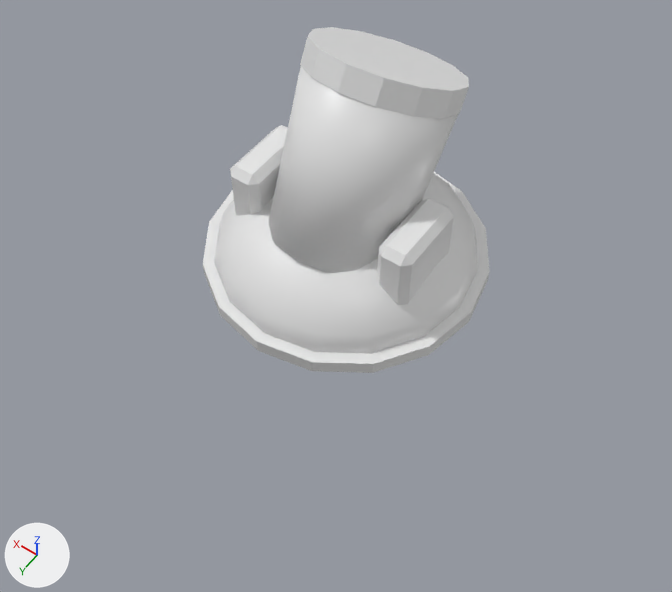
The FBX model Assets/Game/Art/Stylized/Towers/SM_Tower_Mortar_2x2_01.fbx, before and after one commit.
Both versions are drawn from a camera (50 mm lens) standing at (-1.41, 2.04, 2.9) and looking at (-0.16, 0.3, 0.17). Every picture has the same lights, and +X, +Y and +Z are marked at lower left. The older version comes first. Where no turn or scale is listed for an object, it has been applied to the vertices.

In view in the first picture: 'SM_Tower_Mortar_2x2_01_Barrel', 'SM_Tower_Mortar_2x2_01_Head'.
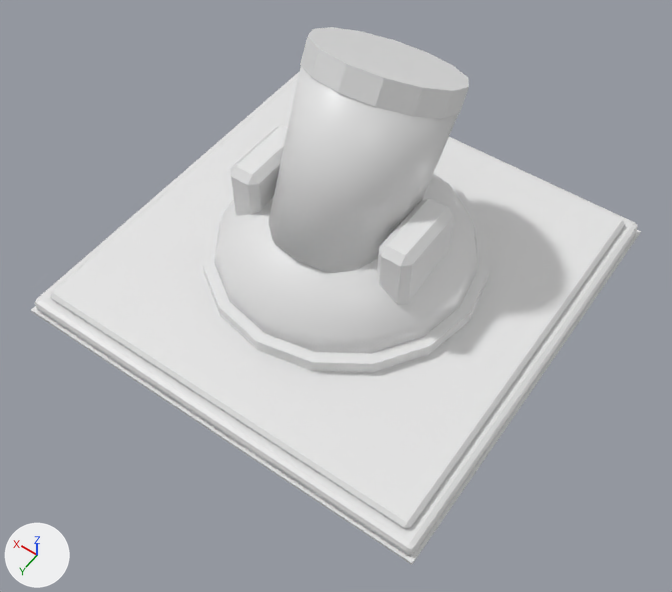
The newer file is also turned or shifted as a whole; pictures and numbers use the older file's frame.

Location of each change, (x1, y1, x2, y2) in pixels of the pictures (672 x 592 px):
'SM_Tower_Mortar_2x2_01_Base', now drawn
    after: (31, 72, 641, 565)

Patch to the scene script:
```diff
--- a/Assets/Game/Art/Stylized/Towers/SM_Tower_Mortar_2x2_01.fbx.py
+++ b/Assets/Game/Art/Stylized/Towers/SM_Tower_Mortar_2x2_01.fbx.py
@@ me_sm_tower_mortar_2x2_01_base @@
+me_sm_tower_mortar_2x2_01_base.from_pydata(...)  # 88 vertices, 86 faces; spans x -0.91..0.91, y -0.1..0.0, z -0.91..0.91
+me_sm_tower_mortar_2x2_01_base.materials.append(mat_m_stylized_palette)  # white #e7e7e7
@@ ob_sm_tower_mortar_2x2_01_base @@
-ob_sm_tower_mortar_2x2_01_base = bpy.data.objects.new('SM_Tower_Mortar_2x2_01_Base', None)
+ob_sm_tower_mortar_2x2_01_base = bpy.data.objects.new('SM_Tower_Mortar_2x2_01_Base', me_sm_tower_mortar_2x2_01_base)
 ob_sm_tower_mortar_2x2_01_base.location = (0.0, 0.0, 0.0)
```
